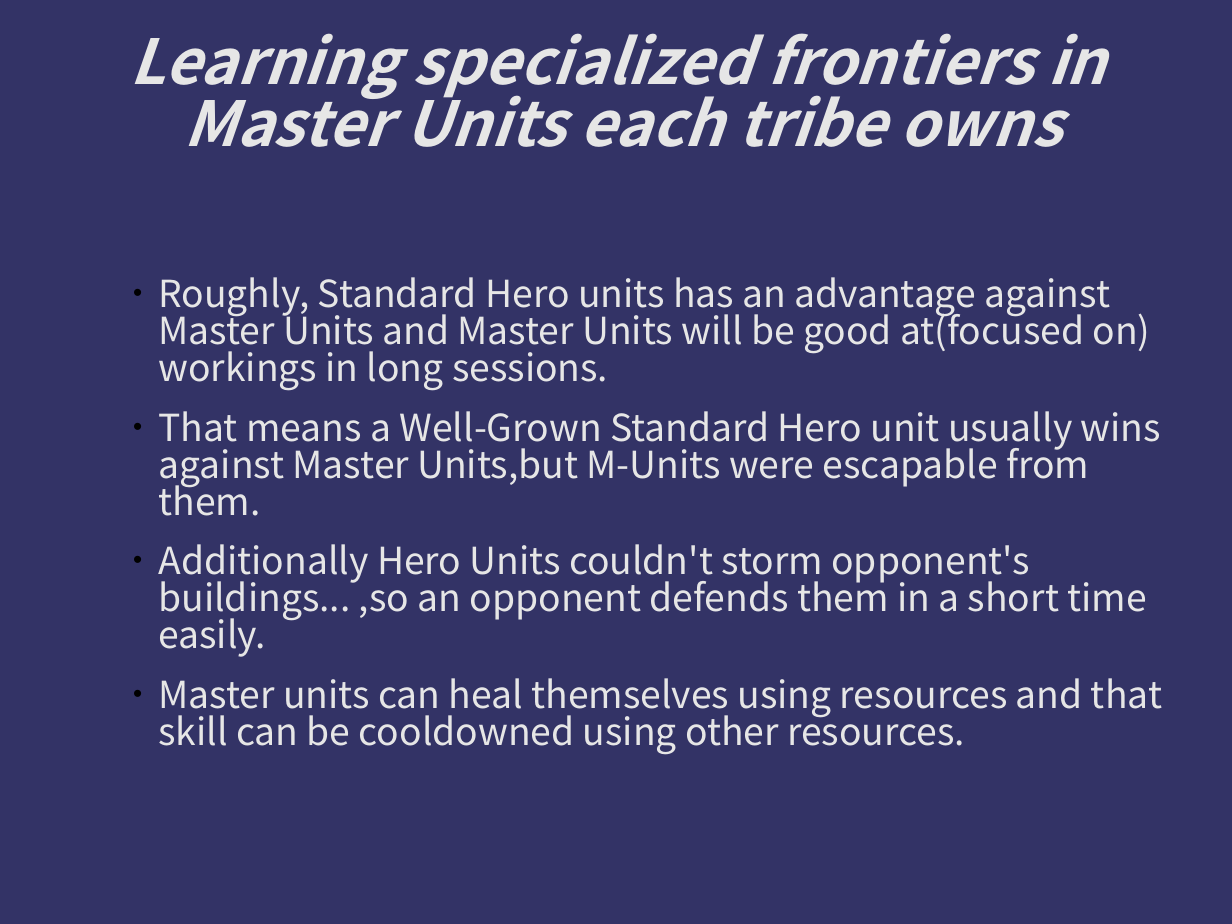
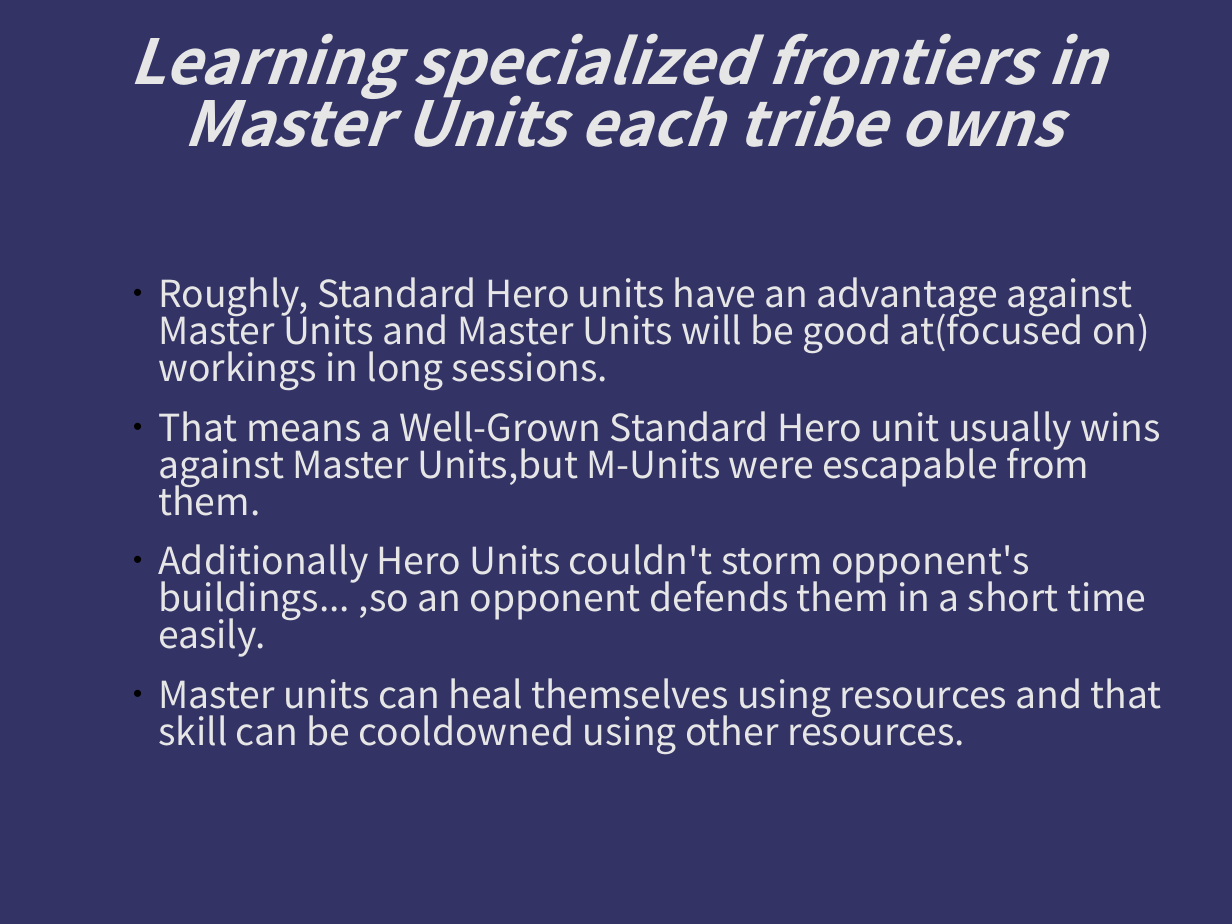
Before and after one commit to kotorize/kotorize, a slide deck: slide 6 of Manuals.ppt. Drawn at 1232x924 pixels with LibreOffice and Linux fonts; fonts in the diff are those of the drawing; background and template pictures are left out. Boxes give left, top, right and bottom in pixels: in the first picture for what was removed or moved away, otherwise in the second. Text is boxed around its words. In the diff, an @@ line names an element or a change of style, - is before the commit and + after.

```diff
--- a/Manuals.ppt
+++ b/Manuals.ppt
@@ text at (x1=158, y1=277, x2=1150, y2=391): text changed @@
-• Roughly, Standard Hero units has an advantage against Master Units and Master Units will be good at(focused on) workings in long sessions.
+• Roughly, Standard Hero units have an advantage against Master Units and Master Units will be good at(focused on) workings in long sessions.
```
Also in this commit, not shown: 2 other slides changed.
